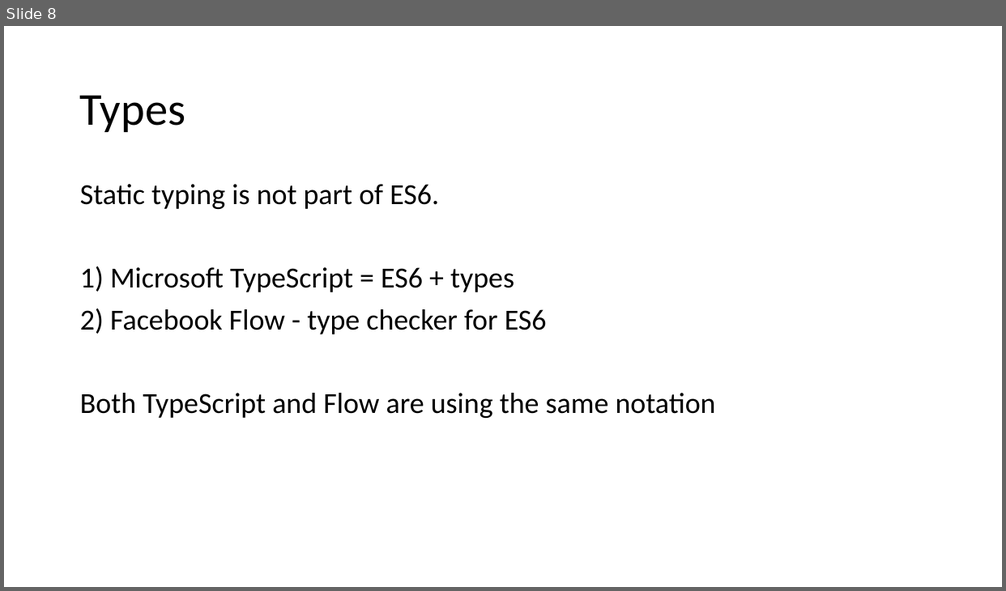
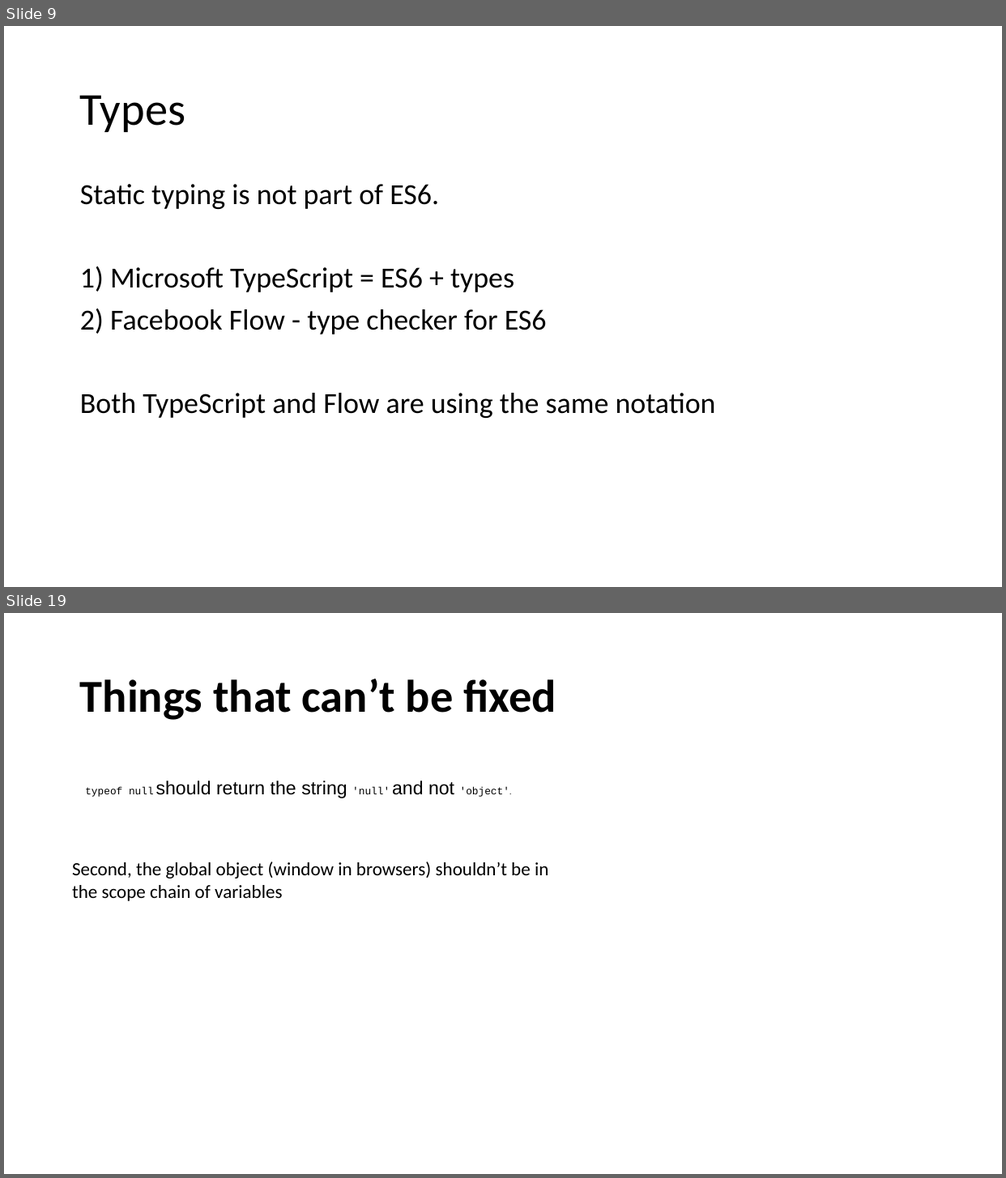
Before and after one commit to dzmitry-varabei/front-end-course, a slide deck: es6/es6.pptx. Shown one above the other, each under a label of ours: slide 8 before the commit, slides 9 and 19 after it; the slides between them are not shown. The pictures are 1006x591 and 1006x1178 pixels, drawn with LibreOffice and Linux fonts; fonts in the diff are those of the drawing. Boxes give left, top, right and bottom in pixels: in the first picture for what was removed or moved away, otherwise in the second. Text is boxed around its words. In the diff, an @@ line names an element or a change of style, - is before the commit and + after.

```diff
--- a/es6/es6.pptx
+++ b/es6/es6.pptx
@@ slide 19 added at box(4, 613, 1002, 1174), background #FFFFFF @@
@@ title added at box(80, 679, 556, 720), 44 pt, text #000000, bold @@
+Things that can’t be fixed
@@ text added at box(85, 781, 509, 798), 18 pt, text #000000 @@
+typeof null should return the string 'null' and not 'object'.
@@ text added at box(72, 862, 548, 901), 18 pt, text #000000 @@
+Second, the global object (window in browsers) shouldn’t be in the scope chain of variables
@@ what was slide 8 is now slide 9 @@
```
Also in this commit, not shown: 1 slide changed, 9 other slides added, 1 other file.
